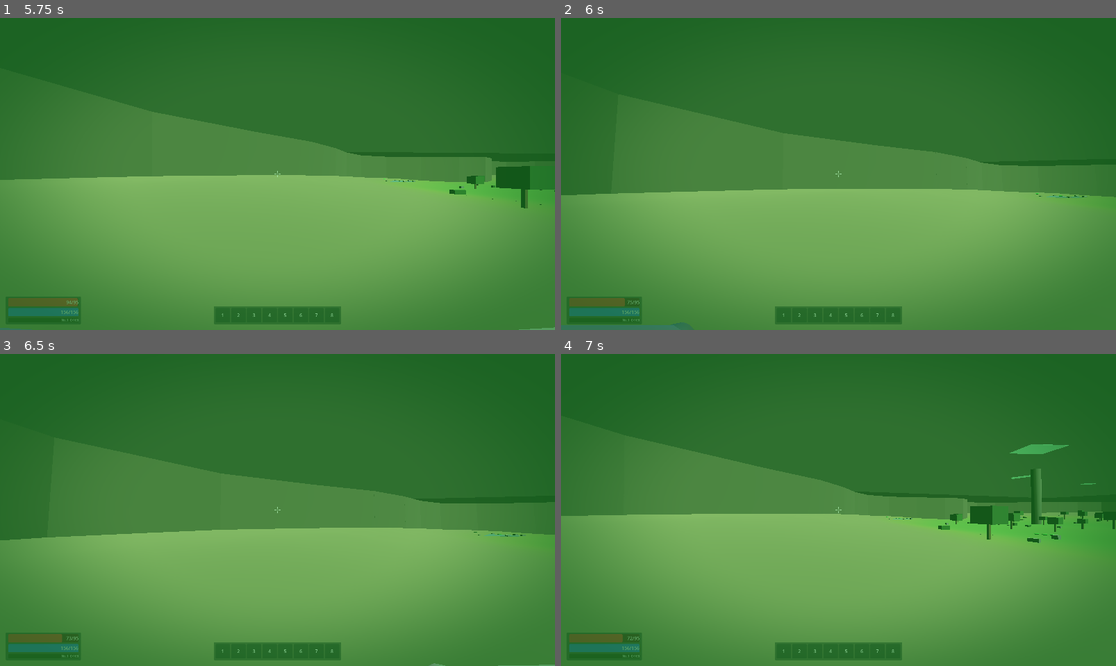
Above: before the commit, frames 1-4 (two rows, left to right).
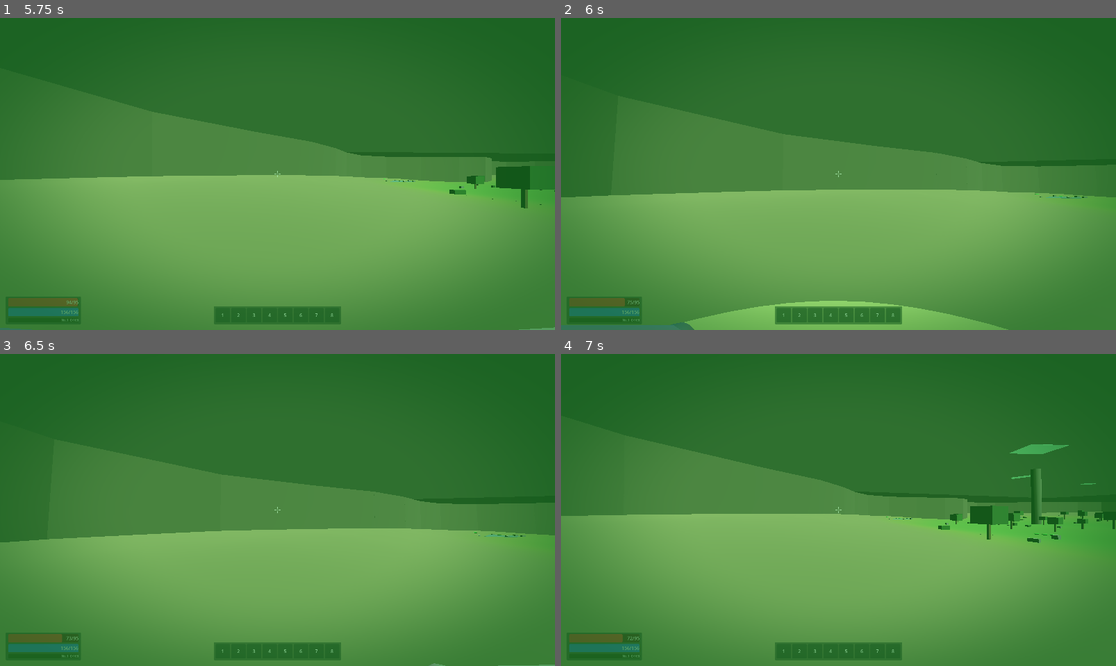
Above: after the commit, the same moments.

Repository: Jouyancito/another-game-of-dungeon
Game: Godot game, scene res://scenes/levels/floor1_prairie.tscn
Same seed, same stepped clock (60 frames per second), same inputs: the game is played once before the commit and once after it. This scene is started directly instead of the project's main scene.
Inputs (mouse positions are in pixels of both pictures, inside the frame that each line leads up to):
- Up to frame 1 (5.75 s): tap Enter at 0.5 s; move the mouse to (305, 174) at 0.52 s; hold Ctrl (crouch) 0.53-1.28 s; hold W (move_forward) from 0.53 s (still down); click (305, 174) at 0.67 s; tap Space (jump) at 0.77, 1.52, 3.02, 3.77, 4.52 s; move the mouse to (249, 174) at 1.27 s; tap E (interact) at 1.35 s; move the mouse to (288, 167) at 2.02 s; hold Shift (sprint) 2.03-2.78 s; move the mouse to (271, 180) at 2.77 s; tap F (toggle_torch) at 2.85 s; click (271, 180) at 2.92 s; move the mouse to (316, 177) at 3.52 s; tap K at 3.6 s; move the mouse to (233, 170) at 4.27 s; tap 1 at 4.35 s; move the mouse to (283, 174) at 5.02 s; tap 2 at 5.1 s; click (283, 174) at 5.17 s
- Up to frame 2 (6 s): move the mouse to (816, 167) at 5.77 s; release W (move_forward) at 5.78 s; hold D (move_right) from 5.78 s (still down); tap 3 at 5.85 s
- Up to frame 3 (6.5 s): keep holding D (move_right); tap Space (jump) at 6.02 s
- Up to frame 4 (7 s): move the mouse to (866, 510) at 6.52 s; release D (move_right) at 6.53 s; hold W (move_forward) from 6.53 s (still down); tap R at 6.6 s; tap Space (jump) at 6.77 s

Frame 1 is identical in both runs. In frame 2, 2.9% of the frame differs, in the area x 0-100%, y 32-100%; in frame 3, 0.5%; in frame 4, less than 0.1%.

Commit message:
tune(boss): ring rebote 4m → 10m + knockback moderado al salto
Feedback: 'ring dorado a unos 10 metros, el salto tenga knockback' (aclaración: transcripción previa fue del micrófono, malinterpreté 'con knockback' como 'sin').

Cambios:
- _spawn_shockwave_ring pasa 10.0 como max_radius (antes 4.0, igual al AoE de daño) — ring visual grande e imponente que excede el área de daño real (sigue en 4m) = telegraph claro 'no te quedes cerca'
- _rebote_land_aoe restaura knockback moderado: 7 horizontal + 5 vertical (antes sin knockback; versión original era 10+6). Te empuja con fuerza pero no te manda al espacio como el original.

Diff:
--- a/game/scenes/enemy/king_slime.gd
+++ b/game/scenes/enemy/king_slime.gd
@@ -780,16 +780,27 @@
 func _rebote_land_aoe() -> void:
 	var aoe_radius: float = 4.0
 	var aoe_damage: float = base_damage_for_attack() + 10.0
+	var kb_out: float = 7.0   # moderado — no manda al espacio
+	var kb_up: float = 5.0
 	for p in get_tree().get_nodes_in_group("player"):
-		if p is Node3D and p.global_position.distance_to(global_position) <= aoe_radius:
+		if not is_instance_valid(p) or not p is Node3D:
+			continue
+		if p.global_position.distance_to(global_position) <= aoe_radius:
 			if p.has_method("take_damage"):
 				p.take_damage(aoe_damage)
-			# Sin knockback — user feedback: frustra, rompe combate.
-			# En su lugar: slow breve al recibir la onda.
-			_apply_slow(p, 0.75, 0.6)
-	# Onda de choque visual — ring que se expande en el suelo
-	_spawn_shockwave_ring(global_position, aoe_radius)
-	# Fase 3+: charco ácido en el punto de aterrizaje.
+			if is_instance_valid(p):
+				_apply_slow(p, 0.75, 0.6)
+			if is_instance_valid(p) and p is CharacterBody3D:
+				var push: Vector3 = p.global_position - global_position
+				push.y = 0.0
+				if push.length() < 0.1:
+					push = Vector3(1, 0, 0)
+				push = push.normalized() * kb_out
+				push.y = kb_up
+				p.velocity = push
+	# Ring visual expandiendo a 10m — mucho más grande que el AoE de daño (4m)
+	# para que se vea imponente aunque el daño sea más cercano.
+	_spawn_shockwave_ring(global_position, 10.0)
 	if current_phase >= Phase.THREE:
 		_spawn_acid_pool(global_position)
 
